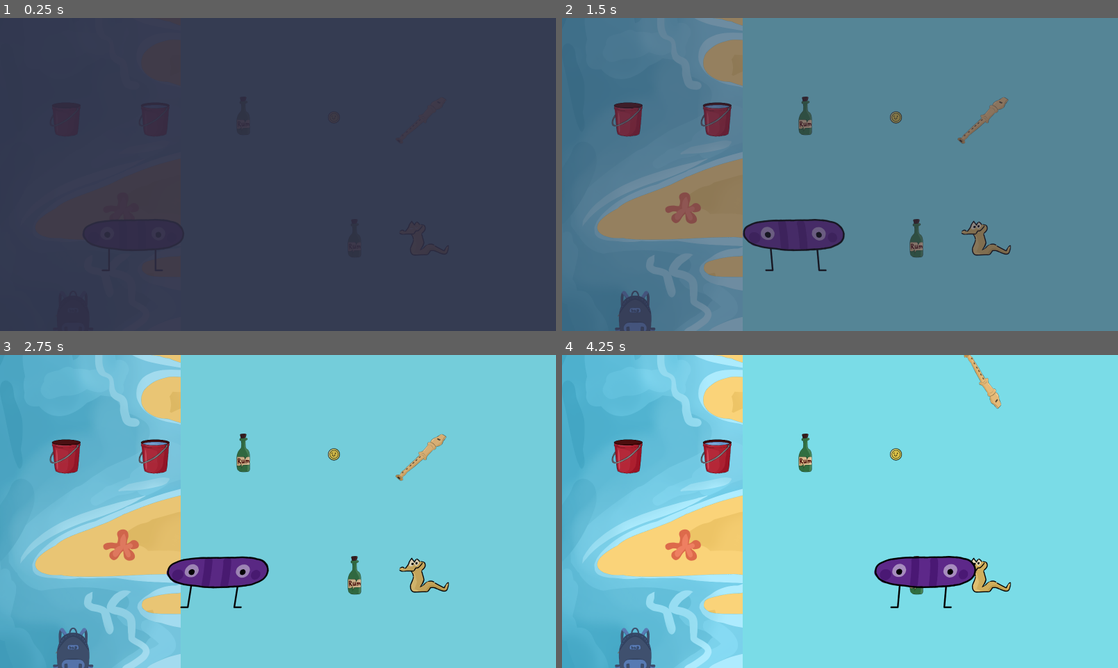
Above: before the commit, frames 1-4 (two rows, left to right).
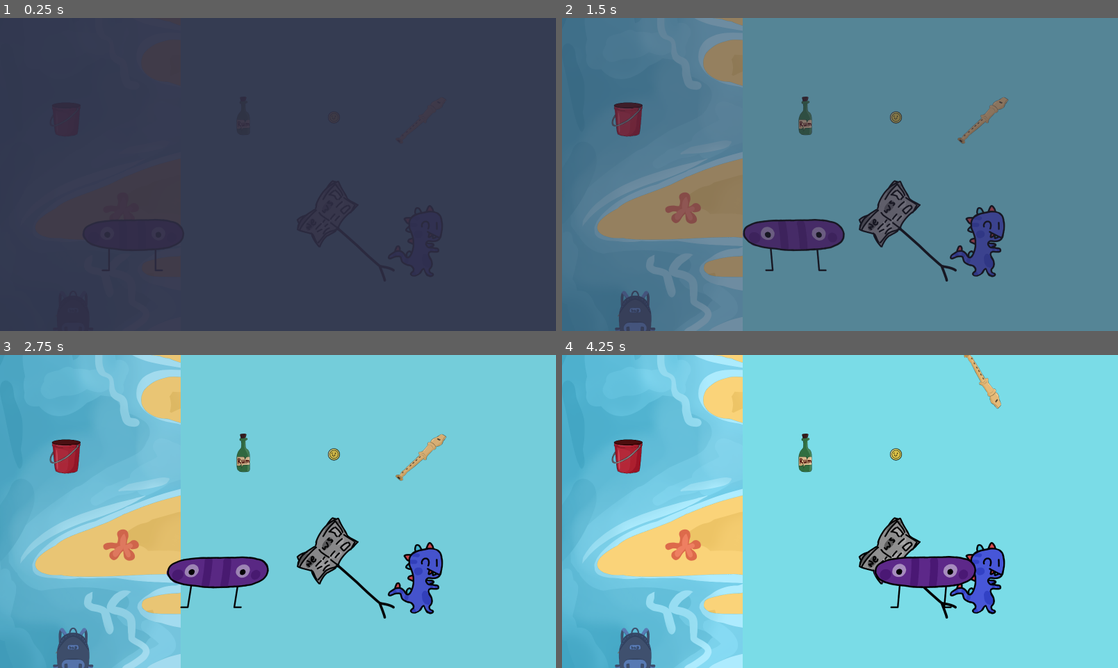
Above: after the commit, the same moments.

Repository: DiVaSkibo/Notebook-command
Game: Godot game, scene res://Scene/+.tscn
The game is run twice, just before and just after one commit, with the same random seed, the same clock (stepped at 60 frames per second) and the same inputs. This scene is started directly instead of the project's main scene.
Inputs (mouse positions are in pixels of both pictures, inside the frame that each line leads up to):
- Up to frame 1 (0.25 s): no input
- Up to frame 2 (1.5 s): move the mouse to (628, 118) at 0.52 s; press the mouse at (628, 118) at 0.53 s; hold Right (moveRight) from 0.53 s (still down); move the mouse to (717, 118) at 1.27 s; release the mouse at (717, 118) at 1.28 s; click (717, 118) at 1.35 s
- Up to frame 3 (2.75 s): move the mouse to (244, 455) at 2.02 s; release Right (moveRight) at 2.03 s; press the mouse at (244, 455) at 2.03 s; hold Left (moveLeft) from 2.03 s (still down)
- Up to frame 4 (4.25 s): move the mouse to (895, 455) at 2.77 s; release Left (moveLeft) at 2.78 s; release the mouse at (895, 455) at 2.78 s; hold Right (moveRight) from 2.78 s (still down); click (895, 455) at 2.85 s; move the mouse to (984, 455) at 3.52 s; press the mouse at (984, 455) at 3.53 s

The runs differ from the first frame. In frame 2, 3.2% of the frame differs, in the area x 24-81%, y 26-85%; in frame 3, 3.3%; in frame 4, 2.8%.
Error before the commit: Invalid access to property or key '+:<Node#53854864709>' on a base object of type 'Dictionary'. (res://script/____Handler.gd:23)

Commit message:
Creat Interactor resources + Clear
+ Interactor Yzzz, Bibeni resources
* Interactor resource script
* global handler script
* Scenes

Diff:
--- /dev/null
+++ b/Resource/Animation/bibeni.tres
@@ -0,0 +1,14 @@
+[gd_resource type="SpriteFrames" load_steps=2 format=3 uid="uid://c1c62hrx57eh4"]
+
+[ext_resource type="Texture2D" uid="uid://d1a6ki30n3a00" path="res://Resource/Asset/character/Bibeni.png" id="1_gvs3t"]
+
+[resource]
+animations = [{
+"frames": [{
+"duration": 1.0,
+"texture": ExtResource("1_gvs3t")
+}],
+"loop": true,
+"name": &"default",
+"speed": 5.0
+}]
--- /dev/null
+++ b/Resource/Animation/yzzz.tres
@@ -0,0 +1,25 @@
+[gd_resource type="SpriteFrames" load_steps=4 format=3 uid="uid://h2ov4n7o7eqp"]
+
+[ext_resource type="Texture2D" uid="uid://c25ov7gtmgt48" path="res://Resource/Asset/character/Yzzz00.png" id="1_jc17d"]
+[ext_resource type="Texture2D" uid="uid://i4r2njd8bf23" path="res://Resource/Asset/character/Yzzz01.png" id="2_4sr0d"]
+[ext_resource type="Texture2D" uid="uid://c04kwth8v1ccw" path="res://Resource/Asset/character/Yzzz02.png" id="3_rta5k"]
+
+[resource]
+animations = [{
+"frames": [{
+"duration": 11.0,
+"texture": ExtResource("1_jc17d")
+}, {
+"duration": 1.0,
+"texture": ExtResource("2_4sr0d")
+}, {
+"duration": 1.0,
+"texture": ExtResource("3_rta5k")
+}, {
+"duration": 1.0,
+"texture": ExtResource("2_4sr0d")
+}],
+"loop": true,
+"name": &"default",
+"speed": 4.0
+}]
--- /dev/null
+++ b/Resource/interactorBibeni.tres
@@ -0,0 +1,19 @@
+[gd_resource type="Resource" script_class="InteractorResource" load_steps=5 format=3 uid="uid://but85pp2b27t8"]
+
+[ext_resource type="Resource" uid="uid://ccqbqvdoyja6j" path="res://Resource/itemRum.tres" id="1_si8x4"]
+[ext_resource type="Script" uid="uid://nitrh56kjirq" path="res://script/____InteractorResource.gd" id="2_cotlg"]
+[ext_resource type="SpriteFrames" uid="uid://c1c62hrx57eh4" path="res://Resource/Animation/bibeni.tres" id="3_7alix"]
+
+[sub_resource type="CapsuleShape2D" id="CapsuleShape2D_17bc0"]
+radius = 40.0
+height = 256.0
+
+[resource]
+script = ExtResource("2_cotlg")
+name = &"Bibeni"
+key = ExtResource("1_si8x4")
+result = 4
+sprite_frames = ExtResource("3_7alix")
+shape = SubResource("CapsuleShape2D_17bc0")
+scale = Vector2(0.6, 0.6)
+metadata/_custom_type_script = "uid://nitrh56kjirq"
--- /dev/null
+++ b/Resource/interactorYzzz.tres
@@ -0,0 +1,18 @@
+[gd_resource type="Resource" script_class="InteractorResource" load_steps=5 format=3 uid="uid://hboilfd43cte"]
+
+[ext_resource type="Resource" uid="uid://c6lec34preqcl" path="res://Resource/itemBucket+water.tres" id="1_ahudu"]
+[ext_resource type="Script" uid="uid://nitrh56kjirq" path="res://script/____InteractorResource.gd" id="2_5svpf"]
+[ext_resource type="SpriteFrames" uid="uid://h2ov4n7o7eqp" path="res://Resource/Animation/yzzz.tres" id="3_xbuo8"]
+
+[sub_resource type="CircleShape2D" id="CircleShape2D_aljv5"]
+radius = 190.0
+
+[resource]
+script = ExtResource("2_5svpf")
+name = &"Yzzz"
+key = ExtResource("1_ahudu")
+result = 3
+sprite_frames = ExtResource("3_xbuo8")
+shape = SubResource("CircleShape2D_aljv5")
+scale = Vector2(0.6, 0.6)
+metadata/_custom_type_script = "uid://nitrh56kjirq"
--- a/Scene/+.tscn
+++ b/Scene/+.tscn
@@ -7,9 +7,9 @@
 [ext_resource type="Resource" uid="uid://dqmyocw3qmakb" path="res://Resource/itemBucket.tres" id="3_b0uks"]
 [ext_resource type="Resource" uid="uid://dt3ao1jkejoj3" path="res://Resource/interactorWater.tres" id="4_en0do"]
 [ext_resource type="Resource" uid="uid://ccqbqvdoyja6j" path="res://Resource/itemRum.tres" id="4_itlmv"]
-[ext_resource type="Resource" uid="uid://iko6hapeb72" path="res://Resource/interactorSnake.tres" id="4_po7qf"]
-[ext_resource type="Resource" uid="uid://cngwik3t40jev" path="res://Resource/interactorRum.tres" id="5_0nito"]
+[ext_resource type="Resource" uid="uid://but85pp2b27t8" path="res://Resource/interactorBibeni.tres" id="5_en0do"]
 [ext_resource type="Resource" uid="uid://d3d426if74gdh" path="res://Resource/itemCoin.tres" id="5_f37ww"]
+[ext_resource type="Resource" uid="uid://hboilfd43cte" path="res://Resource/interactorYzzz.tres" id="6_fdk5b"]
 [ext_resource type="PackedScene" uid="uid://bxp8xggfdkxe8" path="res://Scene/__Fiuf.tscn" id="7_f37ww"]
 [ext_resource type="Resource" uid="uid://dhdvoha6a75lj" path="res://Resource/itemFlute.tres" id="9_v3v17"]
 
@@ -24,11 +24,11 @@
 
 [node name="Interactor" parent="." instance=ExtResource("2_itlmv")]
 position = Vector2(1216, 640)
-resource = ExtResource("4_po7qf")
+resource = ExtResource("5_en0do")
 
 [node name="Interactor2" parent="." instance=ExtResource("2_itlmv")]
 position = Vector2(1024, 640)
-resource = ExtResource("5_0nito")
+resource = ExtResource("6_fdk5b")
 
 [node name="Fiuf" parent="." instance=ExtResource("7_f37ww")]
 position = Vector2(384, 640)
@@ -36,9 +36,6 @@
 [node name="Item" parent="." instance=ExtResource("1_asc53")]
 position = Vector2(192, 288)
 resource = ExtResource("3_b0uks")
-
-[node name="Item2" parent="." instance=ExtResource("1_asc53")]
-position = Vector2(448, 288)
 
 [node name="Item3" parent="." instance=ExtResource("1_asc53")]
 position = Vector2(704, 288)
@@ -51,9 +48,3 @@
 [node name="Item5" parent="." instance=ExtResource("1_asc53")]
 position = Vector2(1216, 288)
 resource = ExtResource("9_v3v17")
-
-[node name="Timer" type="Timer" parent="."]
-wait_time = 2.0
-autostart = true
-
-[connection signal="timeout" from="Timer" to="." method="_on_timer_timeout"]
--- a/Scene/BeachScene.tscn
+++ b/Scene/BeachScene.tscn
@@ -1,11 +1,13 @@
-[gd_scene load_steps=8 format=3 uid="uid://m78kv4rekawj"]
+[gd_scene load_steps=10 format=3 uid="uid://m78kv4rekawj"]
 
 [ext_resource type="Texture2D" uid="uid://bbb5wgbepodhm" path="res://Resource/Asset/background/beach.png" id="1_f52rm"]
 [ext_resource type="PackedScene" uid="uid://11uvw53sn2h" path="res://Scene/___phisic_area.tscn" id="2_mtvbk"]
 [ext_resource type="PackedScene" uid="uid://dui626cl3n5lj" path="res://Scene/__Interactor.tscn" id="3_dfdet"]
 [ext_resource type="Resource" uid="uid://dt3ao1jkejoj3" path="res://Resource/interactorWater.tres" id="4_33l4d"]
-[ext_resource type="Resource" uid="uid://iko6hapeb72" path="res://Resource/interactorSnake.tres" id="5_dfdet"]
+[ext_resource type="Resource" uid="uid://hboilfd43cte" path="res://Resource/interactorYzzz.tres" id="5_dfdet"]
 [ext_resource type="PackedScene" uid="uid://bxp8xggfdkxe8" path="res://Scene/__Fiuf.tscn" id="5_mtvbk"]
+[ext_resource type="PackedScene" uid="uid://c28ajc76tvb0r" path="res://Scene/__Item.tscn" id="6_33l4d"]
+[ext_resource type="Resource" uid="uid://dqmyocw3qmakb" path="res://Resource/itemBucket.tres" id="7_t825t"]
 
 [sub_resource type="WorldBoundaryShape2D" id="WorldBoundaryShape2D_mtvbk"]
 normal = Vector2(1, 0)
@@ -36,5 +38,8 @@
 position = Vector2(1536, 320)
 resource = ExtResource("5_dfdet")
 
+[node name="Item" parent="." instance=ExtResource("6_33l4d")]
+resource = ExtResource("7_t825t")
+
 [node name="Fiuf" parent="." instance=ExtResource("5_mtvbk")]
 position = Vector2(960, 640)
--- a/Scene/IslandScene.tscn
+++ b/Scene/IslandScene.tscn
@@ -1,9 +1,10 @@
-[gd_scene load_steps=6 format=3 uid="uid://cchr3ex55lvmr"]
+[gd_scene load_steps=7 format=3 uid="uid://cchr3ex55lvmr"]
 
 [ext_resource type="Texture2D" uid="uid://1y77ftyd4sxt" path="res://Resource/Asset/background/bench.png" id="1_q501w"]
 [ext_resource type="PackedScene" uid="uid://11uvw53sn2h" path="res://Scene/___phisic_area.tscn" id="2_qskwc"]
 [ext_resource type="PackedScene" uid="uid://dui626cl3n5lj" path="res://Scene/__Interactor.tscn" id="3_ayp61"]
 [ext_resource type="Resource" uid="uid://iko6hapeb72" path="res://Resource/interactorSnake.tres" id="4_no7s0"]
+[ext_resource type="Resource" uid="uid://but85pp2b27t8" path="res://Resource/interactorBibeni.tres" id="4_qskwc"]
 [ext_resource type="PackedScene" uid="uid://bxp8xggfdkxe8" path="res://Scene/__Fiuf.tscn" id="5_fnixq"]
 
 [node name="IslandScene" type="Node2D"]
@@ -17,7 +18,7 @@
 
 [node name="Interactor" parent="." instance=ExtResource("3_ayp61")]
 position = Vector2(944, 472)
-resource = ExtResource("4_no7s0")
+resource = ExtResource("4_qskwc")
 
 [node name="Interactor2" parent="." instance=ExtResource("3_ayp61")]
 position = Vector2(1544, 624)
--- a/Scene/ShipBowspritScene.tscn
+++ b/Scene/ShipBowspritScene.tscn
@@ -28,9 +28,9 @@
 shape = SubResource("WorldBoundaryShape2D_383qt")
 debug_color = Color(1, 1, 1, 1)
 
-[node name="Fiuf" parent="." instance=ExtResource("3_383qt")]
-position = Vector2(1536, 640)
-
 [node name="Pirate" parent="." instance=ExtResource("4_383qt")]
 position = Vector2(632, 584)
 resource = ExtResource("5_4och2")
+
+[node name="Fiuf" parent="." instance=ExtResource("3_383qt")]
+position = Vector2(1536, 640)
--- a/Scene/ShipWheelScene.tscn
+++ b/Scene/ShipWheelScene.tscn
@@ -1,9 +1,10 @@
-[gd_scene load_steps=6 format=3 uid="uid://dvlqy7np371ua"]
+[gd_scene load_steps=7 format=3 uid="uid://dvlqy7np371ua"]
 
 [ext_resource type="Texture2D" uid="uid://f2fysyukjqdo" path="res://Resource/Asset/background/shipWheel.png" id="1_tgpij"]
 [ext_resource type="PackedScene" uid="uid://11uvw53sn2h" path="res://Scene/___phisic_area.tscn" id="2_ydt8f"]
 [ext_resource type="PackedScene" uid="uid://bxp8xggfdkxe8" path="res://Scene/__Fiuf.tscn" id="3_ojg7e"]
 [ext_resource type="PackedScene" uid="uid://cgd4eoxo8eqlm" path="res://Scene/__Pirate.tscn" id="3_ydt8f"]
+[ext_resource type="Resource" uid="uid://b7k3d2ytd74lu" path="res://Resource/pirateBiob.tres" id="4_ojg7e"]
 
 [sub_resource type="WorldBoundaryShape2D" id="WorldBoundaryShape2D_ydt8f"]
 normal = Vector2(-1, 0)
@@ -29,6 +30,7 @@
 
 [node name="Pirate" parent="." instance=ExtResource("3_ydt8f")]
 position = Vector2(1088, 664)
+resource = ExtResource("4_ojg7e")
 
 [node name="Fiuf" parent="." instance=ExtResource("3_ojg7e")]
 position = Vector2(384, 640)
--- a/Scene/__Interactor.tscn
+++ b/Scene/__Interactor.tscn
@@ -3,8 +3,8 @@
 [ext_resource type="Script" uid="uid://caf1fkumn1dt" path="res://script/__Interactor.gd" id="1_opjjb"]
 [ext_resource type="SpriteFrames" uid="uid://c87d7f121a2mx" path="res://Resource/Animation/snakeBlink.tres" id="4_7hj8e"]
 
-[sub_resource type="CircleShape2D" id="CircleShape2D_sxx31"]
-radius = 40.0
+[sub_resource type="CircleShape2D" id="CircleShape2D_sds2i"]
+radius = 64.0
 
 [node name="Interactor" type="Area2D"]
 script = ExtResource("1_opjjb")
@@ -14,7 +14,7 @@
 autoplay = "default"
 
 [node name="CollisionShape2D" type="CollisionShape2D" parent="."]
-shape = SubResource("CircleShape2D_sxx31")
+shape = SubResource("CircleShape2D_sds2i")
 debug_color = Color(0, 0, 1, 0.0431373)
 
 [connection signal="body_entered" from="." to="." method="_on_body_entered"]
--- a/Scene/__Item.tscn
+++ b/Scene/__Item.tscn
@@ -1,7 +1,6 @@
-[gd_scene load_steps=6 format=3 uid="uid://c28ajc76tvb0r"]
+[gd_scene load_steps=5 format=3 uid="uid://c28ajc76tvb0r"]
 
 [ext_resource type="Script" uid="uid://cwcbpbfrqrcw7" path="res://script/__Item.gd" id="1_q6waq"]
-[ext_resource type="Resource" uid="uid://c6lec34preqcl" path="res://Resource/itemBucket+water.tres" id="2_2rwoj"]
 [ext_resource type="Texture2D" uid="uid://drxgeqjchkbyk" path="res://Resource/Asset/item/Bucket+water.png" id="3_2rwoj"]
 
 [sub_resource type="PhysicsMaterial" id="PhysicsMaterial_2rwoj"]
@@ -19,7 +18,6 @@
 freeze = true
 freeze_mode = 1
 script = ExtResource("1_q6waq")
-resource = ExtResource("2_2rwoj")
 
 [node name="Sprite2D" type="Sprite2D" parent="."]
 scale = Vector2(0.5, 0.5)
--- a/script/+.gd
+++ b/script/+.gd
@@ -1,9 +1 @@
 extends Node
-
-
-func _ready() -> void:
-	Handler.scene = self
-
-
-func _on_timer_timeout() -> void:
-	pass
--- a/script/__Interactor.gd
+++ b/script/__Interactor.gd
@@ -27,9 +27,8 @@
 	if by.resource == key:
 		by.use()
 		await by.used
-		if result in [InteractorResource.Result.coin, InteractorResource.Result.rum, InteractorResource.Result.bucket_water]:
-			lead.call(result, position)
-		else: lead.call(result)
+		lead.call(result, position)
+		queue_free()
 	else:
 		by.put_in()
 	if not name.begins_with('Water'): scale += HOVER_SCALE
--- a/script/____Handler.gd
+++ b/script/____Handler.gd
@@ -18,6 +18,13 @@
 	'bucket': preload('res://Resource/itemBucket.tres'),
 	'bucket+water': preload('res://Resource/itemBucket+water.tres')
 }
+const PIRATE := preload('res://Scene/__Pirate.tscn')
+const PIRATES :Dictionary = {
+	'Biob': preload('res://Resource/pirateBiob.tres'),
+	'Shiushin': preload('res://Resource/pirateShiushin.tres'),
+	'Bibeni': preload('res://Resource/pirateBibeni.tres'),
+	'Y': preload('res://Resource/pirateY.tres')
+}
 
 var scene :
 	set(x): get_tree().change_scene_to_packed(SCENES[x])
--- a/script/____InteractorResource.gd
+++ b/script/____InteractorResource.gd
@@ -1,6 +1,6 @@
 class_name InteractorResource extends Resource
 
-enum Result { coin, rum, bucket_water, upyi, upbibeni, upshiushin }
+enum Result { coin, rum, bucket_water, upyi, upbibeni }
 
 @export var name :StringName
 @export var key :ItemResource
@@ -11,16 +11,14 @@
 
 
 func lead(to :Result, on :Vector2 = Vector2.ZERO) -> void:
-	var item :Item
-	if on:
-		item = Handler.ITEM.instantiate()
+	var object
+	if to in [Result.coin, Result.rum, Result.bucket_water]: object = Handler.ITEM.instantiate()
+	else: object = Handler.PIRATE.instantiate()
 	match to:
-		Result.coin: item.resource = Handler.ITEMS['coin']
-		Result.rum: item.resource = Handler.ITEMS['rum']
-		Result.bucket_water: item.resource = Handler.ITEMS['bucket+water']
-		Result.upyi: pass
-		Result.upbibeni: pass
-		Result.upshiushin: pass
-	if on:
-		item.position = on
-		Handler.scene.add_child(item)
+		Result.coin: object.resource = Handler.ITEMS['coin']
+		Result.rum: object.resource = Handler.ITEMS['rum']
+		Result.bucket_water: object.resource = Handler.ITEMS['bucket+water']
+		Result.upyi: object.resource = Handler.PIRATES['Y']
+		Result.upbibeni: object.resource = Handler.PIRATES['Bibeni']
+	object.position = on
+	Handler.scene.add_child(object)
